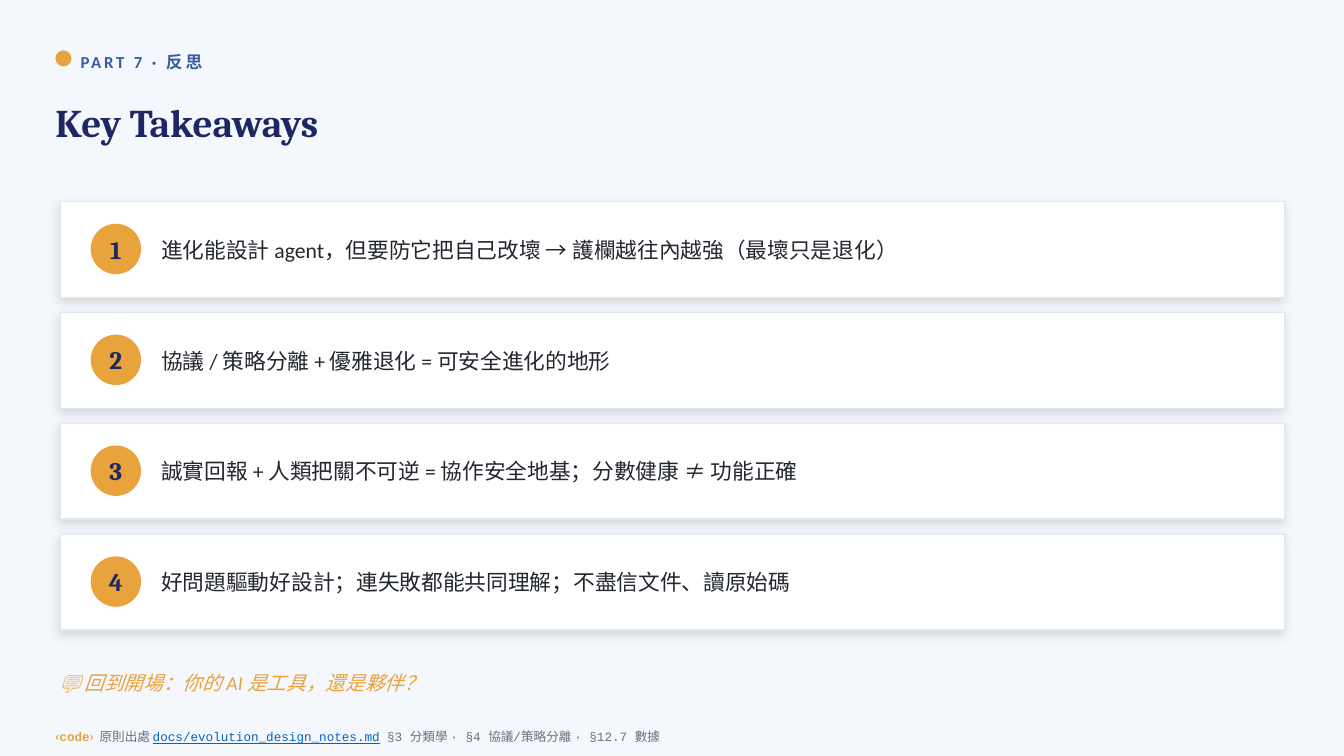
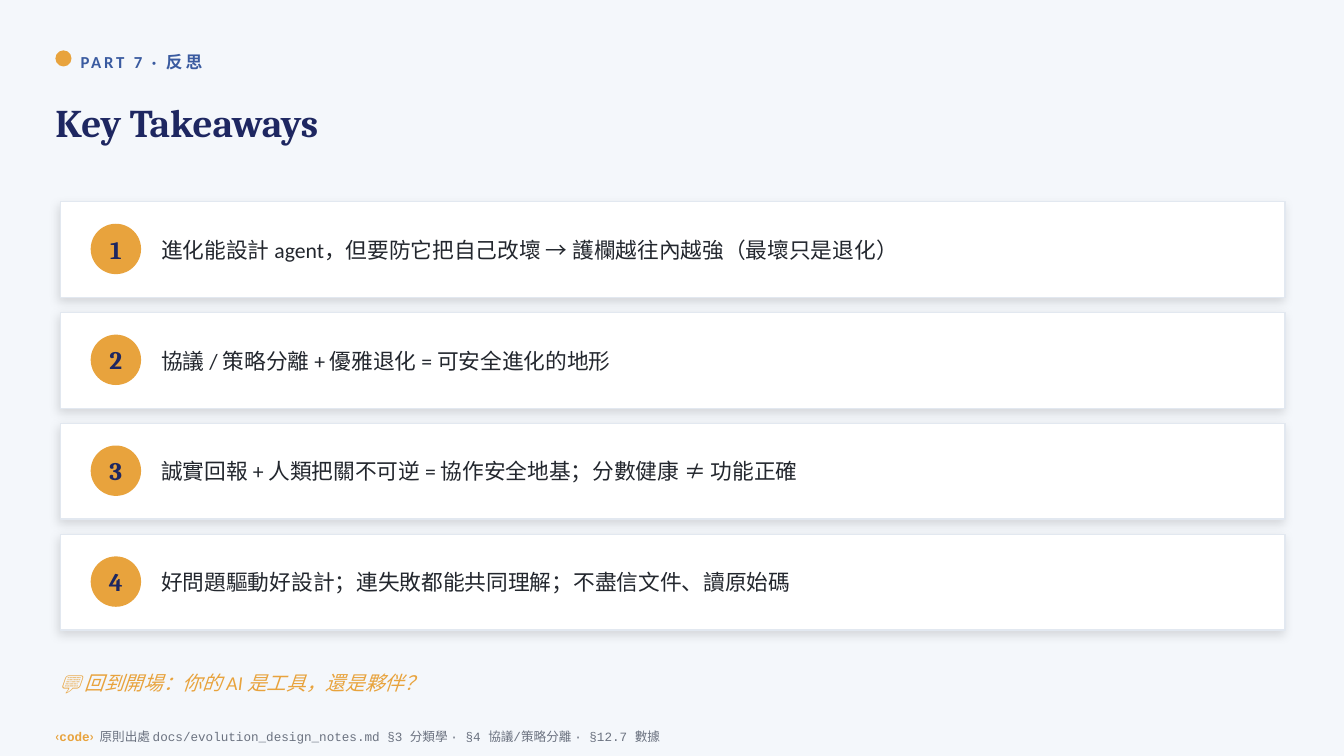
Before and after one commit to yuchieh/AgentSocietyChallenge_OpenEvolve, a slide deck: slide 26 of docs/slides/人AI進化_整合教學投影片.pptx. Drawn at 1344x756 pixels with LibreOffice and Linux fonts; fonts in the diff are those of the drawing. Boxes give left, top, right and bottom in pixels: in the first picture for what was removed or moved away, otherwise in the second. Text is boxed around its words. In the diff, an @@ line names an element or a change of style, - is before the commit and + after.

```diff
--- a/docs/slides/人AI進化_整合教學投影片.pptx
+++ b/docs/slides/人AI進化_整合教學投影片.pptx
@@ text "‹code› 原則出處 docs/evolution_design_notes.md §3 分類學 ..." at [55,730,660,744]: text colour #0563C1 to #6B7280, underline off in "docs/evolution_design_notes.md" @@
```
Also in this commit, not shown: 8 other slides changed, 1 other file.
